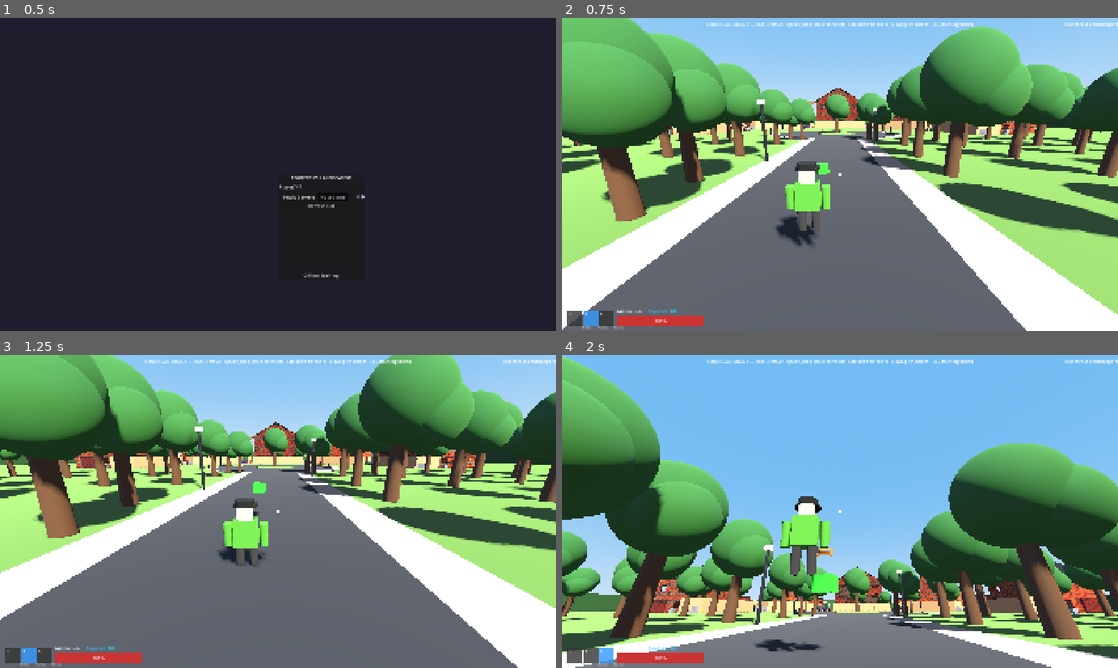
Above: before the commit, frames 1-4 (two rows, left to right).
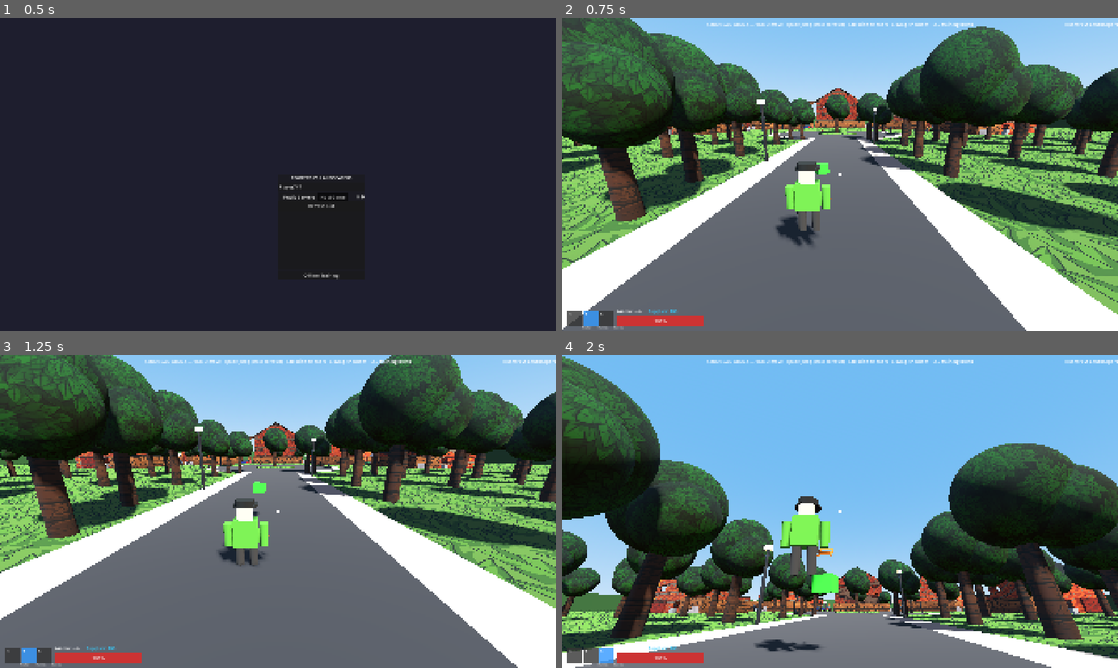
Above: after the commit, the same moments.

Repository: bzeitel25/RoofersVsLandscapers
Game: Godot game, scene res://scenes/main/main_menu.tscn
Two runs of this game, one before a commit and one after it. Both use one fixed random seed, a clock stepped at 60 frames per second and the inputs below.
Inputs (mouse positions are in pixels of both pictures, inside the frame that each line leads up to):
- Up to frame 1 (0.5 s): no input
- Up to frame 2 (0.75 s): click "Offline Training" at 0.5 s
- Up to frame 3 (1.25 s): no input
- Up to frame 4 (2 s): tap Enter at 1.25 s; move the mouse to (867, 511) at 1.27 s; hold W (move_forward) from 1.28 s (still down); hold E (ability) from 1.28 s (still down); tap Space (jump) at 1.52 s

Frame 1 is identical in both runs. In frame 2, 39% of the frame differs, in the area x 0-100%, y 0-95%; in frame 3, 36%; in frame 4, 37%.

Commit message:
Add and apply AI generated 2D textures for grass, wood, and leaves with global triplanar mapping

Diff:
--- a/scripts/environment/tree.gd
+++ b/scripts/environment/tree.gd
@@ -40,11 +40,23 @@
 
 func _build_visual() -> void:
 	var bark := StandardMaterial3D.new()
+	bark.albedo_texture = load("res://assets/textures/environment/wood.jpg")
 	bark.albedo_color = Color(0.35, 0.25, 0.16)
 	bark.roughness = 0.95
+	bark.uv1_triplanar = true
+	bark.uv1_world_triplanar = true
+	bark.uv1_scale = Vector3(0.2, 0.2, 0.2)
+	bark.texture_filter = BaseMaterial3D.TEXTURE_FILTER_LINEAR_WITH_MIPMAPS
+
 	var leaf := StandardMaterial3D.new()
+	leaf.albedo_texture = load("res://assets/textures/environment/leaves.jpg")
 	leaf.albedo_color = Color(0.2, 0.42, 0.2)
 	leaf.roughness = 0.95
+	leaf.uv1_triplanar = true
+	leaf.uv1_world_triplanar = true
+	leaf.uv1_scale = Vector3(0.15, 0.15, 0.15)
+	leaf.texture_filter = BaseMaterial3D.TEXTURE_FILTER_LINEAR_WITH_MIPMAPS
+
 	var trunk_h := 4.0 * scale_factor
 
 	# Trunk collision lives on THIS body (so melee/projectile hits register on the tree).
@@ -110,7 +122,12 @@
 	sm.height = 0.5
 	stump.mesh = sm
 	var stump_mat := StandardMaterial3D.new()
+	stump_mat.albedo_texture = load("res://assets/textures/environment/wood.jpg")
 	stump_mat.albedo_color = Color(0.3, 0.22, 0.14)
+	stump_mat.uv1_triplanar = true
+	stump_mat.uv1_world_triplanar = true
+	stump_mat.uv1_scale = Vector3(0.2, 0.2, 0.2)
+	stump_mat.texture_filter = BaseMaterial3D.TEXTURE_FILTER_LINEAR_WITH_MIPMAPS
 	stump.material_override = stump_mat
 	var host := get_parent()
 	if host:
@@ -145,7 +162,12 @@
 	area.add_child(acs)
 	# Visual: a couple of stacked logs.
 	var bark := StandardMaterial3D.new()
+	bark.albedo_texture = load("res://assets/textures/environment/wood.jpg")
 	bark.albedo_color = Color(0.4, 0.28, 0.16)
+	bark.uv1_triplanar = true
+	bark.uv1_world_triplanar = true
+	bark.uv1_scale = Vector3(0.2, 0.2, 0.2)
+	bark.texture_filter = BaseMaterial3D.TEXTURE_FILTER_LINEAR_WITH_MIPMAPS
 	for i in range(2):
 		var log := MeshInstance3D.new()
 		var lm := CylinderMesh.new()
--- a/scripts/levels/suburban_arena.gd
+++ b/scripts/levels/suburban_arena.gd
@@ -64,6 +64,18 @@
 		m.uv1_triplanar = true
 		m.uv1_world_triplanar = true
 		m.uv1_scale = Vector3(0.2, 0.2, 0.2) # Make the shingles larger
+		m.texture_filter = BaseMaterial3D.TEXTURE_FILTER_LINEAR_WITH_MIPMAPS
+	elif "grass" in key:
+		m.albedo_texture = load("res://assets/textures/environment/grass.jpg")
+		m.uv1_triplanar = true
+		m.uv1_world_triplanar = true
+		m.uv1_scale = Vector3(0.1, 0.1, 0.1) # Extra chunky grass
+		m.texture_filter = BaseMaterial3D.TEXTURE_FILTER_LINEAR_WITH_MIPMAPS
+	elif "wood" in key or "bridge" in key or "fence" in key or "bench" in key or "bark" in key:
+		m.albedo_texture = load("res://assets/textures/environment/wood.jpg")
+		m.uv1_triplanar = true
+		m.uv1_world_triplanar = true
+		m.uv1_scale = Vector3(0.15, 0.15, 0.15)
 		m.texture_filter = BaseMaterial3D.TEXTURE_FILTER_LINEAR_WITH_MIPMAPS
 
 	m.albedo_color = color # This will tint the texture, giving us different colored houses!
Binary file added: assets/textures/environment/grass.jpg
Binary file added: assets/textures/environment/leaves.jpg
Binary file added: assets/textures/environment/wood.jpg
